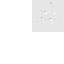
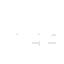
Layered file, before and after one edit (64 x 64). Changes by layer:
hid "concreterandombg" over [34, 2, 61, 29]
hid "Layer 3 copy" over [32, 0, 64, 32]
added layer "basictopping" above "acidadvanced" over [16, 33, 56, 46]
